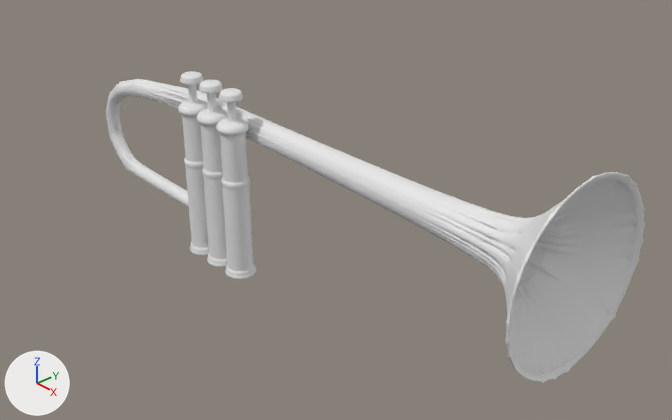
The Blender file scenes/trompete.blend, before and after one commit.
Camera for both pictures: a 50 mm lens placed at (8.75, -6.42, 5.18), pointed at (0.74, 0.84, -0.5). Every picture has the same lights, and +X, +Y and +Z are marked at lower left.
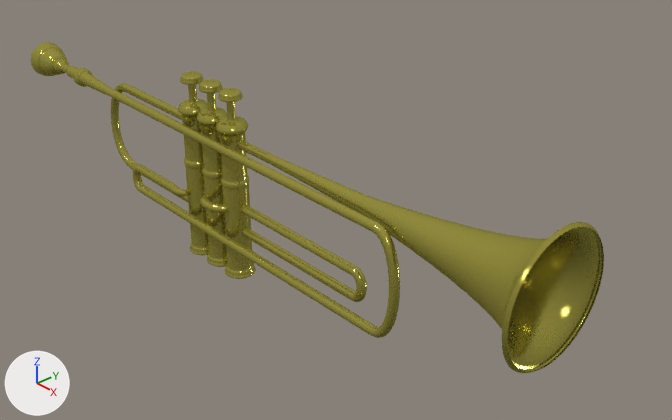
Commit message: Scenes: Trompete: Geometry -> Path

Where the change shows, as pixel boxes [x1, y1, x2, y2] in the pictures (672 x 420 px):
'Circle', hidden: before [106, 79, 645, 383]
'BezierCurve', added: after [31, 42, 604, 373]
part 1 of me_circle_002, built on: before [182, 99, 245, 126]; after [180, 99, 245, 127]
part 2 of me_circle_002, recoloured (grey to yellow): [178, 71, 250, 279] in both

Diff of the bpy script that builds the scene:
```diff
--- a/scenes/trompete.blend.py
+++ b/scenes/trompete.blend.py
@@ mat_gold_specular @@
+mat_gold_specular = bpy.data.materials.new('Gold Specular')
+# nodes: BsdfAnisotropic, BsdfDiffuse, MixShader, OutputMaterial, RGB
+# colours: yellow #bcb353
@@ me_circle_002 @@
 # used by ob_circle_002; location = (-1.14, 0.0, -0.35); scale = (0.178, 0.178, 0.178)
-me_circle_002.from_pydata(...)  # 771 vertices, 832 faces; spans x -1.21..1.21, y -1.21..1.21, z -6.82..7.98
+me_circle_002.from_pydata(...)  # 803 vertices, 864 faces; spans x -1.21..1.21, y -1.21..1.21, z -6.82..7.98
+# me_circle_002 part 1
+# 32 faces are deleted
+# 32 vertices are added at x -0.96..0.92, y -0.94..0.94, z 5.72
+# 64 new faces join them
+# me_circle_002 part 2: 800 faces spanning x -1.21..1.21, y -1.21..1.21, z -6.82..7.98 switch from no material to mat_gold_specular
@@ cu_beziercurve_001 @@
+cu_beziercurve_001 = bpy.data.curves.new('BezierCurve.001', 'CURVE')
+cu_beziercurve_001.dimensions = '3D'
+_sp = cu_beziercurve_001.splines.new('BEZIER'); _sp.bezier_points.add(34)
+_sp.bezier_points.foreach_set('co', [4.736, 0.0, 1.269, 4.698, 0.0, 1.269, 2.161, 0.0, 1.269, 0.533, 0.0, 1.269, -2.175, 0.0, 1.269, -2.902, 0.0, 1.269, -2.902, 0.0, 0.0, -0.12, 0.0, 0.0, 1.998, 0.0, 0.0, 1.991, 0.0, 0.347, -0.103, 0.0, 0.347, -0.296, -0.15, 0.347, -0.499, -0.288, 0.347, -0.699, -0.162, 0.347, -0.84, -0.00627, 0.267, -1.161, -0.00627, 0.267, -1.168, -0.198, 0.267, -1.475, -0.263, 0.267, -2.272, -0.263, 0.267, -2.283, -0.263, -0.0644, 2.59, -0.263, -0.0644, 2.59, -0.263, 1.267, -2.965, -0.263, 1.267, -3.604, -0.263, 1.286, -3.639, -0.263, 1.286, -3.74, -0.263, 1.286, -3.779, -0.263, 1.286, -4.046, -0.263, 1.286, -4.11, -0.263, 1.286, -4.28, -0.263, 1.286, -4.317, -0.263, 1.286, -4.352, -0.263, 1.286, -4.442, -0.263, 1.286, -4.673, -0.263, 1.286, -4.862, -0.263, 1.286])
+_sp.bezier_points.foreach_set('handle_left', [4.743, 0.0, 1.269, 4.706, 0.0, 1.269, 4.424, 0.0, 1.269, 1.24, 0.0, 1.269, -1.468, 0.0, 1.269, -2.195, 0.0, 1.269, -3.609, 0.0, 0.0, -0.827, 0.0, 0.0, 0.998, 0.0, 0.0, 2.153, 0.0, 0.347, 0.0591, 0.0, 0.347, -0.296, 0.0123, 0.347, -0.337, -0.288, 0.347, -0.699, -0.248, 0.347, -0.754, -0.00627, 0.267, -1.075, -0.00629, 0.267, -1.168, -0.0593, 0.267, -1.389, -0.263, 0.267, -2.186, -0.263, 0.267, -2.454, -0.263, -0.0644, 2.435, -0.263, -0.0644, 3.0, -0.263, 1.267, -2.556, -0.263, 1.267, -3.574, -0.263, 1.286, -3.609, -0.263, 1.286, -3.71, -0.263, 1.286, -3.749, -0.263, 1.286, -4.016, -0.263, 1.286, -4.08, -0.263, 1.286, -4.25, -0.263, 1.286, -4.287, -0.263, 1.286, -4.322, -0.263, 1.286, -4.412, -0.263, 1.286, -4.453, -0.263, 1.286, -4.648, -0.263, 1.286])
+_sp.bezier_points.foreach_set('handle_right', [4.724, 0.0, 1.269, 4.688, 0.0, 1.269, 1.661, 0.0, 1.269, 0.033, 0.0, 1.269, -2.675, 0.0, 1.269, -3.402, 0.0, 1.269, -2.402, 0.0, 0.0, 0.38, 0.0, 0.0, 2.166, 0.0, 0.0, 0.991, 0.0, 0.347, -0.249, 0.0, 0.347, -0.296, -0.173, 0.347, -0.645, -0.288, 0.347, -0.699, -0.0165, 0.347, -0.986, -0.00627, 0.267, -1.171, -0.00627, 0.267, -1.168, -0.314, 0.267, -1.63, -0.263, 0.267, -2.427, -0.263, 0.267, -2.128, -0.263, -0.0644, 2.996, -0.263, -0.0644, 2.435, -0.263, 1.267, -3.12, -0.263, 1.267, -3.626, -0.263, 1.286, -3.661, -0.263, 1.286, -3.762, -0.263, 1.286, -3.801, -0.263, 1.286, -4.068, -0.263, 1.286, -4.133, -0.263, 1.286, -4.302, -0.263, 1.286, -4.339, -0.263, 1.286, -4.374, -0.263, 1.286, -4.465, -0.263, 1.286, -4.695, -0.263, 1.286, -5.076, -0.263, 1.286])
+for _p, _l, _r in zip(_sp.bezier_points, ['ALIGNED', 'ALIGNED', 'ALIGNED', 'ALIGNED', 'ALIGNED', 'ALIGNED', 'ALIGNED', 'ALIGNED', 'ALIGNED', 'ALIGNED', 'ALIGNED', 'ALIGNED', 'ALIGNED', 'ALIGNED', 'ALIGNED', 'ALIGNED', 'ALIGNED', 'ALIGNED', 'ALIGNED', 'ALIGNED', 'ALIGNED', 'ALIGNED', 'ALIGNED', 'ALIGNED', 'ALIGNED', 'ALIGNED', 'ALIGNED', 'ALIGNED', 'ALIGNED', 'ALIGNED', 'ALIGNED', 'ALIGNED', 'ALIGNED', 'ALIGNED', 'ALIGNED'], ['ALIGNED', 'ALIGNED', 'ALIGNED', 'ALIGNED', 'ALIGNED', 'ALIGNED', 'ALIGNED', 'ALIGNED', 'ALIGNED', 'ALIGNED', 'ALIGNED', 'ALIGNED', 'ALIGNED', 'ALIGNED', 'ALIGNED', 'ALIGNED', 'ALIGNED', 'ALIGNED', 'ALIGNED', 'ALIGNED', 'ALIGNED', 'ALIGNED', 'ALIGNED', 'ALIGNED', 'ALIGNED', 'ALIGNED', 'ALIGNED', 'ALIGNED', 'ALIGNED', 'ALIGNED', 'ALIGNED', 'ALIGNED', 'ALIGNED', 'ALIGNED', 'ALIGNED']): _p.handle_left_type = _l; _p.handle_right_type = _r
+_sp.bezier_points.foreach_set('radius', [12.21, 12.79, 1.887, 1.0, 1.0, 1.0, 1.0, 1.0, 1.0, 1.0, 1.0, 1.0, 1.0, 1.0, 1.0, 1.0, 0.763, 1.0, 1.0, 1.0, 1.0, 1.0, 1.0, 1.643, 2.203, 2.203, 1.472, 1.472, 1.071, 1.071, 1.41, 1.945, 1.945, 3.488, 4.456])
+_sp.order_u = 0
+_sp.order_v = 0
+_sp.resolution_u = 15
+cu_beziercurve_001.materials.append(mat_gold_specular)
+cu_beziercurve_001.use_path = True
+cu_beziercurve_001.use_path_clamp = True
+cu_beziercurve_001.bevel_mode = 'OBJECT'
+cu_beziercurve_001.bevel_resolution = 1
+cu_beziercurve_001.resolution_u = 15
+cu_beziercurve_001.fill_mode = 'HALF'
+cu_beziercurve_001.bevel_object = ob_beziercircle
@@ cu_beziercircle @@
+cu_beziercircle = bpy.data.curves.new('BezierCircle', 'CURVE')
+cu_beziercircle.dimensions = '3D'
+_sp = cu_beziercircle.splines.new('BEZIER'); _sp.bezier_points.add(3)
+_sp.bezier_points.foreach_set('co', [-1.0, 0.0, 0.0, 0.0, 1.0, 0.0, 1.0, 0.0, 0.0, 0.0, -1.0, 0.0])
+_sp.bezier_points.foreach_set('handle_left', [-1.0, -0.552, 0.0, -0.552, 1.0, 0.0, 1.0, 0.552, 0.0, 0.552, -1.0, 0.0])
+_sp.bezier_points.foreach_set('handle_right', [-1.0, 0.552, 0.0, 0.552, 1.0, 0.0, 1.0, -0.552, 0.0, -0.552, -1.0, 0.0])
+for _p, _l, _r in zip(_sp.bezier_points, ['AUTO', 'AUTO', 'AUTO', 'AUTO'], ['AUTO', 'AUTO', 'AUTO', 'AUTO']): _p.handle_left_type = _l; _p.handle_right_type = _r
+_sp.order_u = 0
+_sp.order_v = 0
+_sp.use_cyclic_u = True
+cu_beziercircle.use_path = True
+cu_beziercircle.use_path_clamp = True
+cu_beziercircle.bevel_resolution = 0
+cu_beziercircle.fill_mode = 'HALF'
@@ ob_circle @@
 _m = ob_circle.modifiers.new('Subsurf', 'SUBSURF')
 _m.levels = 3
+ob_circle.hide_set(True)  # its collection is switched off
@@ ob_beziercurve @@
+ob_beziercurve = bpy.data.objects.new('BezierCurve', cu_beziercurve_001)
+ob_beziercurve.location = (0.0, 0.0, -0.86)
@@ ob_beziercircle @@
+ob_beziercircle = bpy.data.objects.new('BezierCircle', cu_beziercircle)
+ob_beziercircle.location = (0.0, 0.0, 0.0)
+ob_beziercircle.scale = (0.06, 0.06, 0.06)
```
